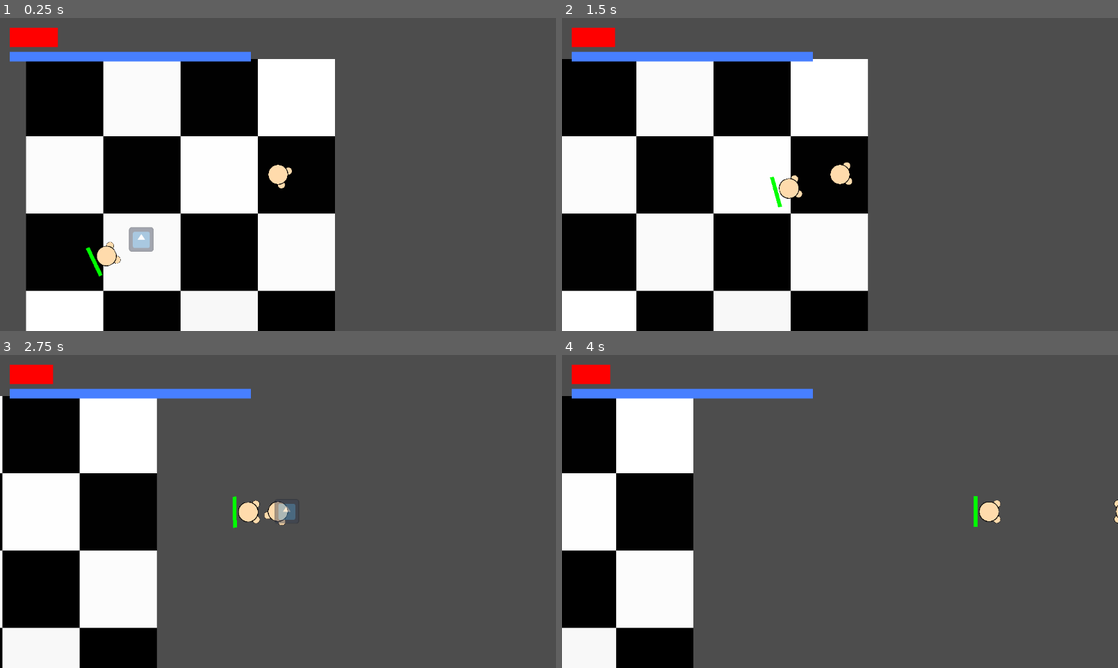
Above: before the commit, frames 1-4 (two rows, left to right).
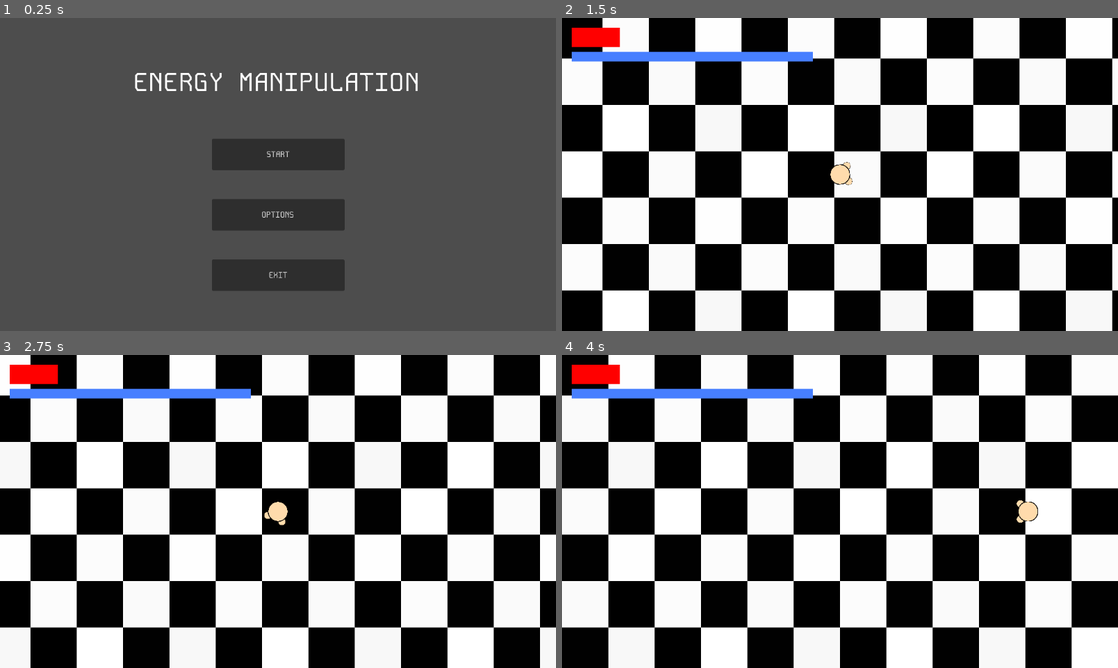
Above: after the commit, the same moments.

Repository: aayushrh/EnergyManipulation
Game: Godot game, scene res://World/Screens/MainMenu.tscn
The game is run twice, just before and just after one commit, with the same random seed, the same clock (stepped at 60 frames per second) and the same inputs. Before the commit the project starts from res://World/Screens/World.tscn. The engine's default icon, where the game draws it, is replaced by a stand-in: a white triangle on a blue panel in a dark square.
Inputs (mouse positions are in pixels of both pictures, inside the frame that each line leads up to):
- Up to frame 1 (0.25 s): no input
- Up to frame 2 (1.5 s): click (840, 155) at 0.5 s, where only the run after the commit has a clickable "START"; tap Enter (enter) at 1.25 s; move the mouse to (962, 158) at 1.27 s; hold D (right) from 1.28 s (still down); click (962, 158) at 1.35 s
- Up to frame 3 (2.75 s): tap Enter (enter) at 1.55 s; release D (right) at 2 s; drag from (166, 527) to (250, 574) at 2.02 s
- Up to frame 4 (4 s): move the mouse to (895, 442) at 2.77 s; hold D (right) 2.78-3.5 s; tap E (Ability1) at 2.85 s; click (895, 442) at 2.92 s; tap Enter (enter) at 3.05 s; drag from (812, 574) to (890, 511) at 3.52 s

The runs differ from the first frame. In frame 1, 50% of the frame differs, in the area x 1-76%, y 3-100%; in frame 2, 75%; in frame 3, 86%; in frame 4, 88%, in the area x 0-100%, y 0-100%.

Commit message:
Actual Game

Diff:
--- a/Effects/Burning.tscn
+++ b/Effects/Burning.tscn
@@ -4,7 +4,7 @@
 [ext_resource type="Script" path="res://Effects/VFXIndentifier.gd" id="2_tvdnb"]
 
 [sub_resource type="Gradient" id="Gradient_fvdh6"]
-colors = PackedColorArray(1, 0, 0, 1, 0.760784, 0.701961, 0.227451, 1)
+colors = PackedColorArray(1, 0, 0, 1, 0.705882, 0.705882, 0, 1)
 
 [node name="Fire" type="CPUParticles2D"]
 amount = 100
--- /dev/null
+++ b/Effects/FireHit.tscn
@@ -0,0 +1,22 @@
+[gd_scene load_steps=2 format=3 uid="uid://4t10t75oom4y"]
+
+[ext_resource type="Texture2D" uid="uid://ubq6uwtbjkht" path="res://Art/whiteCircle.png" id="1_eolu3"]
+
+[node name="FireHit" type="CPUParticles2D"]
+emitting = false
+amount = 100
+lifetime = 5.0
+one_shot = true
+speed_scale = 50.0
+explosiveness = 1.0
+lifetime_randomness = 1.0
+texture = ExtResource("1_eolu3")
+spread = 180.0
+gravity = Vector2(0, 0)
+initial_velocity_min = 30.0
+initial_velocity_max = 40.0
+scale_amount_min = 0.05
+scale_amount_max = 0.1
+color = Color(0.901961, 0.705882, 0, 1)
+hue_variation_min = 0.36
+hue_variation_max = 0.36
--- a/Effects/Normal.tscn
+++ b/Effects/Normal.tscn
@@ -1,18 +1,8 @@
-[gd_scene load_steps=3 format=3 uid="uid://b00n10yi8h2iu"]
+[gd_scene load_steps=2 format=3 uid="uid://b00n10yi8h2iu"]
 
 [ext_resource type="Texture2D" uid="uid://ubq6uwtbjkht" path="res://Art/whiteCircle.png" id="1_074wd"]
-[ext_resource type="Script" path="res://Effects/VFXIndentifier.gd" id="2_76i3y"]
 
-[node name="Normal" type="CPUParticles2D"]
-amount = 250
-lifetime = 0.2
-lifetime_randomness = 1.0
+[node name="Normal" type="Sprite2D"]
+position = Vector2(0, 2)
+scale = Vector2(0.6, 0.6)
 texture = ExtResource("1_074wd")
-emission_shape = 1
-emission_sphere_radius = 75.0
-gravity = Vector2(0, 0)
-angle_max = 360.0
-scale_amount_min = 0.05
-scale_amount_max = 0.1
-script = ExtResource("2_76i3y")
-vfxName = "Normal"
--- /dev/null
+++ b/Effects/WaterHit.tscn
@@ -0,0 +1,22 @@
+[gd_scene load_steps=2 format=3 uid="uid://btnljhyfn10ue"]
+
+[ext_resource type="Texture2D" uid="uid://ubq6uwtbjkht" path="res://Art/whiteCircle.png" id="1_ih73a"]
+
+[node name="WaterHit" type="CPUParticles2D"]
+emitting = false
+amount = 100
+lifetime = 5.0
+one_shot = true
+speed_scale = 50.0
+explosiveness = 1.0
+lifetime_randomness = 1.0
+texture = ExtResource("1_ih73a")
+spread = 180.0
+gravity = Vector2(0, 0)
+initial_velocity_min = 30.0
+initial_velocity_max = 40.0
+scale_amount_min = 0.05
+scale_amount_max = 0.1
+color = Color(0.278431, 0.941176, 1, 1)
+hue_variation_min = 0.36
+hue_variation_max = 0.36
--- a/Enemies/BasicEnemy.gd
+++ b/Enemies/BasicEnemy.gd
@@ -21,23 +21,20 @@
 var casting = false
 var maxHealth = 0
 
-@export var health : float
-
-@export var checkBlasts : float # how oftden check blast, in sec
-#@export var skillIssue : float
-@export var checkAngle : float # angle checked for things that will be going towards them
-@export var blockOrFlight : int # how many will have to be going for it to block
-@export var tact : int # chance to do smarter things
-@export var DASHSPEED : float
-@export var cooldownAttack : float
-@export var TOPSPEED : int
-@export var ROTATIONSPEED : float
+@export var health = 10.0
+@export var checkAngle = 45 # angle checked for things that will be going towards them
+@export var blockOrFlight = 2 # how many will have to be going for it to block
+@export var tact = 1 # chance to do smarter things
+@export var DASHSPEED = 5000
+@export var cooldownAttack = 1.0
+@export var TOPSPEED = 200
+@export var ROTATIONSPEED = 10
 @export var Shockwave : PackedScene
-@export var dash_cd : float
-@export var dash_time : float
-@export var block_cd : float
-@export var min_range : int
-@export var max_range : int
+@export var dash_cd = 5
+@export var dash_time = 0.1
+@export var block_cd = 1.0
+@export var min_range = 300
+@export var max_range = 500
 
 @export var art : Node2D
 @export var softBody : Area2D
@@ -51,6 +48,7 @@
 	art.hit.connect(_shockwave)
 	var spell = Spell.new("firstSpell")
 	spell.type = SpellCard.new(2, "Blast")
+	spell.element = SpellCard.new(0, "Water")
 	spells.append(spell)
 	maxHealth = health
 
@@ -66,14 +64,14 @@
 			queue_free()
 		time+=delta
 		magic_check(delta)
-		_effectsHandle()
+		_effectsHandle(delta)
 		if(!nomove):
 			_move(delta)
 		move_and_slide()
 
-func _effectsHandle():
+func _effectsHandle(delta):
 	for e in effects:
-		e._tick(self)
+		e._tick(self, delta)
 
 func _hit(hitbox):
 	dmgTaken = hitbox.damageTaken(self)
@@ -217,10 +215,11 @@
 	$dash_cd.start(dash_cd+dash_time)
 
 func do_block():
-	if(block==-1 and !nomove):
-		block = time
-		slow = true
-		$block_cd.start(block_cd)
+	pass
+	#if(block==-1 and !nomove):
+		#block = time
+		#slow = true
+		#$block_cd.start(block_cd)
 
 func _draw():
 	if(block != -1):
@@ -245,7 +244,7 @@
 func awareness(delta):
 	var help = []
 	for n in magic:
-		if(n is Blast):
+		if(is_instance_valid(n) and n is Blast):
 			var asdf = is_this_thing_going_towards_me((global_position-n.global_position).angle(),n.v)
 			if(asdf):
 				help.append(n)
@@ -283,12 +282,13 @@
 	canDash = true
 
 func _on_area_2d_area_entered(area: Area2D) -> void:
-	magic.append(area.get_parent())
+	if(area.get_parent() is Blast and area.get_parent().sender.type != type):
+		magic.append(area.get_parent())
 
 
 func _on_area_2d_area_exited(area: Area2D) -> void:
-	magic.remove_at(magic.find(area.get_parent()))
-
+	if(is_instance_valid(area.get_parent()) and area.get_parent() is Blast and is_instance_valid(area.get_parent().sender) and area.get_parent().sender.type != type):
+		magic.append(area.get_parent())
 
 func _on_dashing_timeout() -> void:
 	nomove = false
--- a/Global/Global.gd
+++ b/Global/Global.gd
@@ -3,7 +3,7 @@
 var pause = false
 var lastTSCN = ""
 
-var magicCards = [SpellCard.new(0, "Fire"), SpellCard.new(0, "Fire"), SpellCard.new(1, "Dragon"), SpellCard.new(1, "Dragon"), SpellCard.new(2, "Blast"), SpellCard.new(2, "Blast"), SpellCard.new(2, "Blast"), SpellCard.new(2, "Blast"), SpellCard.new(2, "Explosion"), SpellCard.new(0, "Water")]
+var magicCards = []
 var spellList = []
 
 func _change_tscn(file_location:String):
--- a/Magic/MagicCasts/Blast.gd
+++ b/Magic/MagicCasts/Blast.gd
@@ -32,6 +32,8 @@
 	timer = 0.1
 
 func _process(delta):
+	if !is_instance_valid(player):
+		queue_free()
 	if !Global.pause and is_instance_valid(player):
 		if !shot:
 			if (castingTimer >= 0 ):
--- a/Magic/MagicCasts/BlastProj.gd
+++ b/Magic/MagicCasts/BlastProj.gd
@@ -9,7 +9,9 @@
 var nvel = Vector2.ZERO
 
 @onready var Fire = preload("res://Effects/Fire.tscn")
+@onready var FireHit = preload("res://Effects/FireHit.tscn")
 @onready var Water = preload("res://Effects/Water.tscn")
+@onready var WaterHit = preload("res://Effects/WaterHit.tscn")
 @onready var Normal = preload("res://Effects/Normal.tscn")
 
 func _setSpell(nspell):
@@ -48,10 +50,27 @@
 func _on_area_2d_body_entered(body) -> void:
 	if !(body.type == sender.type):
 		body._hit(self)
-		if(spell.element != null):
+		if(spell.element != null and is_instance_valid(self)):
 			if(spell.element.spellName.to_lower() == "water"):
-				body.attachEffect(Soggy.new(100))
-				print("e")
+				body.attachEffect(Soggy.new(5))
+				var waterHit = WaterHit.instantiate()
+				waterHit.global_position = global_position
+				waterHit.scale = scale
+				waterHit.emitting = true
+				get_tree().current_scene.add_child(waterHit)
 			elif(spell.element.spellName.to_lower() == "fire") :
-				body.attachEffect(Burning.new(50))
+				body.attachEffect(Burning.new(3))
+				var fireHit = FireHit.instantiate()
+				fireHit.global_position = global_position
+				fireHit.scale = scale
+				fireHit.emitting = true
+				get_tree().current_scene.add_child(fireHit)
 		queue_free()
+
+func _on_area_2d_area_entered(area):
+	var body = area.get_parent()
+	if(body is Blast and body.sender.type != sender.type):
+		if(body.spell.initCost() * body.mult * 1/body.spell.attributes.amount > spell.initCost() * mult * 1/spell.attributes.amount and is_instance_valid(self)):
+			queue_free()
+		elif(is_instance_valid(body)):
+			body.queue_free()
--- a/Magic/MagicCasts/BlastProj.tscn
+++ b/Magic/MagicCasts/BlastProj.tscn
@@ -31,4 +31,5 @@
 [node name="CollisionShape2D" type="CollisionShape2D" parent="Area2D"]
 shape = SubResource("CircleShape2D_dfyfv")
 
+[connection signal="area_entered" from="Area2D" to="." method="_on_area_2d_area_entered"]
 [connection signal="body_entered" from="Area2D" to="." method="_on_area_2d_body_entered"]
--- a/Player/Player.gd
+++ b/Player/Player.gd
@@ -47,7 +47,7 @@
 	time += delta
 	queue_redraw()
 	if(!Global.pause and !dashing):
-		_effectsHandle()
+		_effectsHandle(delta)
 		magic_check(delta)
 		rotateToTarget(get_global_mouse_position(), delta)
 		_movement(delta)
@@ -85,7 +85,7 @@
 		if e.binding != null:
 			if Input.is_key_pressed(e.binding):
 				hit = true
-			if Input.is_key_pressed(e.binding) and !onLastTurn and e.cooldown < 0 and !casting:
+			if Input.is_key_pressed(e.binding) and !onLastTurn and e.cooldown < 0 and !casting and stored_energy >= e.initCost():
 				var shot = false
 				if(e.type != null and e.type.spellName.to_lower() == "blast"):
 					var blast = Blast.instantiate()
@@ -175,9 +175,9 @@
 	rotation_degrees += 90
 	rotate(sign(angleTo) * min(delta * ROTATIONSPEED, abs(angleTo)))
 
-func _effectsHandle():
+func _effectsHandle(delta):
 	for e in effects:
-		e._tick(self)
+		e._tick(self, delta)
 
 func _movement(delta):
 	var input_vector = Vector2.ZERO
--- a/StatusEffects/Burning.gd
+++ b/StatusEffects/Burning.gd
@@ -1,18 +1,18 @@
 extends Effects
 class_name Burning
 
-var timer = 10
+var timer = 60
 
 func _init(life):
 	lifetime = life
 	visual = load("res://Effects/Burning.tscn")
 
-func _tick(entity):
+func _tick(entity, delta):
 	timer -= 1
 	if(timer < 0):
-		entity.health -= 1
-		timer = 10
-	lifetime -= 1
+		entity.health -= 0.5
+		timer = 60
+	lifetime -= delta
 	if lifetime <= 0:
 		entity.effects.remove_at(entity.effects.find(self))
 		for i in entity.vfx:
--- a/StatusEffects/Effects.gd
+++ b/StatusEffects/Effects.gd
@@ -4,5 +4,5 @@
 @export var lifetime = 1
 @export var visual : PackedScene
 
-func _tick(entity):
+func _tick(entity, delta):
 	pass
--- a/StatusEffects/Soggy.gd
+++ b/StatusEffects/Soggy.gd
@@ -7,12 +7,11 @@
 	lifetime = life
 	visual = load("res://Effects/Soggy.tscn")
 
-func _tick(entity):
-	print("soggyness")
+func _tick(entity, delta):
 	if !handledEffect:
 		entity.TOPSPEED /= 2
 		handledEffect = true
-	lifetime -= 1
+	lifetime -= delta
 	if lifetime <= 0:
 		entity.effects.remove_at(entity.effects.find(self))
 		for i in entity.vfx:
--- a/World/Screens/World.gd
+++ b/World/Screens/World.gd
@@ -1,4 +1,8 @@
 extends Node2D
+
+func _ready():
+	Global.magicCards = [SpellCard.new(0, "Fire"), SpellCard.new(0, "Fire"), SpellCard.new(1, "Dragon"), SpellCard.new(1, "Dragon"), SpellCard.new(2, "Blast"), SpellCard.new(2, "Blast"), SpellCard.new(2, "Blast"), SpellCard.new(2, "Blast"), SpellCard.new(2, "Explosion"), SpellCard.new(0, "Water")]
+	Global.spellList = []
 
 func _process(delta):
 	if Input.is_action_just_pressed("Pause") and !$CanvasLayer/Magic.visible:
--- a/World/Screens/World.tscn
+++ b/World/Screens/World.tscn
@@ -6,14 +6,23 @@
 [ext_resource type="Script" path="res://Magic/MagicSpells/SpellListUI.gd" id="4_7sx84"]
 [ext_resource type="PackedScene" uid="uid://c65x0w6dlh245" path="res://World/UI/input_change_system.tscn" id="4_eyl0v"]
 [ext_resource type="PackedScene" uid="uid://1sfun4lwfipy" path="res://Magic/MagicSpells/SpellUI.tscn" id="5_cmnpc"]
-[ext_resource type="PackedScene" uid="uid://c2gbss4jwhyhl" path="res://Enemies/BasicEnemy.tscn" id="7_tu6r2"]
 [ext_resource type="Texture2D" uid="uid://ikmnxavupf63" path="res://Art/kitchenTile(2).png" id="8_oobl3"]
+[ext_resource type="PackedScene" uid="uid://bj4aovx2vn01h" path="res://World/UI/CardSelection.tscn" id="8_v2hr7"]
+[ext_resource type="Script" path="res://World/spawner.gd" id="9_vxjm2"]
 
 [node name="World" type="Node2D"]
 script = ExtResource("1_dcdsc")
 
+[node name="KitchenTile(2)2" type="Sprite2D" parent="."]
+z_index = -1
+texture_filter = 1
+texture_repeat = 2
+scale = Vector2(120, 120)
+texture = ExtResource("8_oobl3")
+region_enabled = true
+region_rect = Rect2(0, 0, 25, 25)
+
 [node name="Player" parent="." instance=ExtResource("1_s7tpg")]
-position = Vector2(253, -101)
 ROTATIONSPEED = 20.0
 
 [node name="RemoteTransform2D" type="RemoteTransform2D" parent="Player"]
@@ -23,10 +32,6 @@
 
 [node name="Magic" parent="CanvasLayer" instance=ExtResource("3_pl71l")]
 visible = false
-offset_left = 1.0
-offset_top = 3.0
-offset_right = 1.0
-offset_bottom = 3.0
 
 [node name="InputChangeSystem" parent="CanvasLayer" instance=ExtResource("4_eyl0v")]
 visible = false
@@ -47,8 +52,11 @@
 [node name="SpellUI" parent="CanvasLayer/ScrollContainer/SpellListUI" instance=ExtResource("5_cmnpc")]
 layout_mode = 2
 
+[node name="CardSelection" parent="CanvasLayer" node_paths=PackedStringArray("spawner") instance=ExtResource("8_v2hr7")]
+visible = false
+spawner = NodePath("../../Spawner")
+
 [node name="Camera2D" type="Camera2D" parent="."]
-position = Vector2(253, -101)
 zoom = Vector2(0.8, 0.8)
 limit_left = -1500
 limit_top = -1000
@@ -56,25 +64,10 @@
 limit_bottom = 1000
 limit_smoothed = true
 
-[node name="KitchenTile(2)" type="Sprite2D" parent="."]
-show_behind_parent = true
-texture_filter = 1
-texture_repeat = 2
-scale = Vector2(200, 200)
-texture = ExtResource("8_oobl3")
+[node name="Spawner" type="Node2D" parent="." node_paths=PackedStringArray("enemyParent", "player", "cardSelection")]
+script = ExtResource("9_vxjm2")
+enemyParent = NodePath("../Enemies")
+player = NodePath("../Player")
+cardSelection = NodePath("../CanvasLayer/CardSelection")
 
-[node name="BasicEnemy" parent="." instance=ExtResource("7_tu6r2")]
-position = Vector2(-244, 135)
-health = 10.0
-checkBlasts = 2.0
-checkAngle = 45.0
-blockOrFlight = 2
-tact = 1
-DASHSPEED = 5000.0
-TOPSPEED = 500
-ROTATIONSPEED = 20.0
-dash_cd = 10.0
-dash_time = 0.1
-block_cd = 1.0
-min_range = 50
-max_range = 60
+[node name="Enemies" type="Node2D" parent="."]
--- /dev/null
+++ b/World/UI/CardSelection.gd
@@ -0,0 +1,45 @@
+extends Control
+
+signal finishedSelecting()
+
+var cardsToShow = [
+	SpellCard.new(0, "Fire"),
+	SpellCard.new(0, "Water"),
+	SpellCard.new(0, "Nature"),
+	SpellCard.new(1, "Boar"),
+	SpellCard.new(1, "Horse"),
+	SpellCard.new(1, "Monkey"),
+	SpellCard.new(2, "Blast"),
+]
+
+@export var card1 : Control
+@export var card2 : Control
+@export var card3 : Control
+@export var spawner : Node2D
+
+var rng = RandomNumberGenerator.new()
+
+func _ready():
+	card1.connect("pressed", onSelectedCard)
+	card2.connect("pressed", onSelectedCard)
+	card3.connect("pressed", onSelectedCard)
+	spawner.connect("waveFinished", _show)
+
+func _show():
+	Global.pause = true
+	visible = true
+	var randCard = cardsToShow[rng.randi_range(0, cardsToShow.size() - 1)]
+	card1._show(randCard)
+	randCard = cardsToShow[rng.randi_range(0, cardsToShow.size() - 1)]
+	card2._show(randCard)
+	randCard = cardsToShow[rng.randi_range(0, cardsToShow.size() - 1)]
+	card3._show(randCard)
+
+func onSelectedCard(card):
+	Global.magicCards.append(card)
+	_hide()
+
+func _hide():
+	Global.pause = false
+	visible = false
+	finishedSelecting.emit()
--- /dev/null
+++ b/World/UI/CardSelection.tscn
@@ -0,0 +1,39 @@
+[gd_scene load_steps=3 format=3 uid="uid://bj4aovx2vn01h"]
+
+[ext_resource type="Script" path="res://World/UI/CardSelection.gd" id="1_tgtyl"]
+[ext_resource type="PackedScene" uid="uid://dprovuraroe3v" path="res://World/UI/MagicCardUI.tscn" id="2_8pnqq"]
+
+[node name="CardSelection" type="Control" node_paths=PackedStringArray("card1", "card2", "card3")]
+layout_mode = 3
+anchors_preset = 0
+offset_right = 40.0
+offset_bottom = 40.0
+script = ExtResource("1_tgtyl")
+card1 = NodePath("HBoxContainer/ColorRect")
+card2 = NodePath("HBoxContainer/ColorRect2")
+card3 = NodePath("HBoxContainer/ColorRect3")
+
+[node name="ColorRect" type="ColorRect" parent="."]
+custom_minimum_size = Vector2(1152, 648)
+layout_mode = 1
+offset_right = 1152.0
+offset_bottom = 648.0
+color = Color(0.192157, 0.192157, 0.192157, 0.713726)
+
+[node name="HBoxContainer" type="HBoxContainer" parent="."]
+layout_mode = 0
+offset_left = 50.0
+offset_top = 74.0
+offset_right = 350.0
+offset_bottom = 574.0
+theme_override_constants/separation = 75
+alignment = 1
+
+[node name="ColorRect" parent="HBoxContainer" instance=ExtResource("2_8pnqq")]
+layout_mode = 2
+
+[node name="ColorRect2" parent="HBoxContainer" instance=ExtResource("2_8pnqq")]
+layout_mode = 2
+
+[node name="ColorRect3" parent="HBoxContainer" instance=ExtResource("2_8pnqq")]
+layout_mode = 2
--- /dev/null
+++ b/World/UI/MagicCardUI.gd
@@ -0,0 +1,19 @@
+extends ColorRect
+
+signal pressed(card)
+
+var c = null
+
+func _show(card):
+	c = card
+	$VBoxContainer/Label.text = card.spellName
+	match(card.type):
+		0:
+			$VBoxContainer/Label2.text = "Element"
+		1:
+			$VBoxContainer/Label2.text = "Style"
+		2:
+			$VBoxContainer/Label2.text = "Type"
+
+func _on_touch_screen_button_pressed():
+	pressed.emit(c)
--- /dev/null
+++ b/World/UI/MagicCardUI.tscn
@@ -0,0 +1,48 @@
+[gd_scene load_steps=4 format=3 uid="uid://dprovuraroe3v"]
+
+[ext_resource type="Script" path="res://World/UI/MagicCardUI.gd" id="1_jto60"]
+[ext_resource type="FontFile" uid="uid://tffy4cxls2dq" path="res://Art/KodeMono-Regular.ttf" id="2_su88y"]
+
+[sub_resource type="RectangleShape2D" id="RectangleShape2D_gtgs2"]
+size = Vector2(300, 500)
+
+[node name="ColorRect" type="ColorRect"]
+custom_minimum_size = Vector2(300, 500)
+color = Color(0.192157, 0.192157, 0.192157, 1)
+script = ExtResource("1_jto60")
+
+[node name="VBoxContainer" type="VBoxContainer" parent="."]
+layout_mode = 1
+anchors_preset = 15
+anchor_right = 1.0
+anchor_bottom = 1.0
+offset_top = 20.0
+offset_bottom = 20.0
+grow_horizontal = 2
+grow_vertical = 2
+theme_override_constants/separation = 20
+
+[node name="Label" type="Label" parent="VBoxContainer"]
+layout_mode = 2
+theme_override_fonts/font = ExtResource("2_su88y")
+theme_override_font_sizes/font_size = 25
+text = "Card Name"
+horizontal_alignment = 1
+
+[node name="Label2" type="Label" parent="VBoxContainer"]
+layout_mode = 2
+theme_override_fonts/font = ExtResource("2_su88y")
+text = "Card Type"
+horizontal_alignment = 1
+
+[node name="Label3" type="Label" parent="VBoxContainer"]
+layout_mode = 2
+theme_override_fonts/font = ExtResource("2_su88y")
+text = "Card Description"
+horizontal_alignment = 1
+
+[node name="TouchScreenButton" type="TouchScreenButton" parent="."]
+position = Vector2(150, 250)
+shape = SubResource("RectangleShape2D_gtgs2")
+
+[connection signal="pressed" from="TouchScreenButton" to="." method="_on_touch_screen_button_pressed"]
--- /dev/null
+++ b/World/spawner.gd
@@ -0,0 +1,51 @@
+extends Node2D
+
+signal waveFinished
+
+var rng = RandomNumberGenerator.new()
+
+@onready var BasicEnemy = preload("res://Enemies/BasicEnemy.tscn")
+
+@export var enemyParent : Node2D
+@export var player : Node2D
+@export var cardSelection : Control
+
+var waveNumber = 1;
+var spawned = 0;
+var readyToSpawn = false
+var emitted = false
+
+func _ready():
+	cardSelection.connect("finishedSelecting", _startNextWave)
+
+func _process(delta):
+	var spawn = rng.randi_range(0, 1000)
+	if(spawn < 1 and spawned < waveNumber):
+		var num = rng.randi_range(0, 3)
+		var spawnLoc = Vector2.ZERO
+		if(num == 0):
+			spawnLoc = Vector2(rng.randf_range(-1152/2 - 10, 1152/2 + 10), 648/2 + 10)
+		if(num == 1):
+			spawnLoc = Vector2(rng.randf_range(-1152/2 - 10, 1152/2 + 10), -648/2 - 10)
+		if(num == 2):
+			spawnLoc = Vector2(1152/2 + 10, rng.randf_range(-648/2 - 10, 648/2 + 10))
+		if(num == 3):
+			spawnLoc = Vector2(-1152/2 - 10, rng.randf_range(-648/2 - 10, 648/2 + 10))
+
+		var basicEnemy = BasicEnemy.instantiate()
+		basicEnemy.global_position = spawnLoc + player.global_position
+		enemyParent.add_child(basicEnemy)
+		spawned += 1
+
+	if enemyParent.get_children().size() <= 0 and spawned >= waveNumber:
+		readyToSpawn = true
+		if !emitted:
+			waveFinished.emit()
+			emitted = true
+
+func _startNextWave():
+	if readyToSpawn:
+		spawned = 0
+		waveNumber += 1
+		emitted = false
+		print("ee")
--- a/project.godot
+++ b/project.godot
@@ -11,7 +11,7 @@
 [application]
 
 config/name="EnergyManipulation"
-run/main_scene="res://World/Screens/World.tscn"
+run/main_scene="res://World/Screens/MainMenu.tscn"
 config/features=PackedStringArray("4.3", "GL Compatibility")
 config/icon="res://icon.svg"
 
@@ -101,6 +101,10 @@
 ]
 }
 
+[input_devices]
+
+pointing/emulate_touch_from_mouse=true
+
 [rendering]
 
 renderer/rendering_method="gl_compatibility"
Not shown: 1 places in World/Screens/World.tscn that only renumber resources
